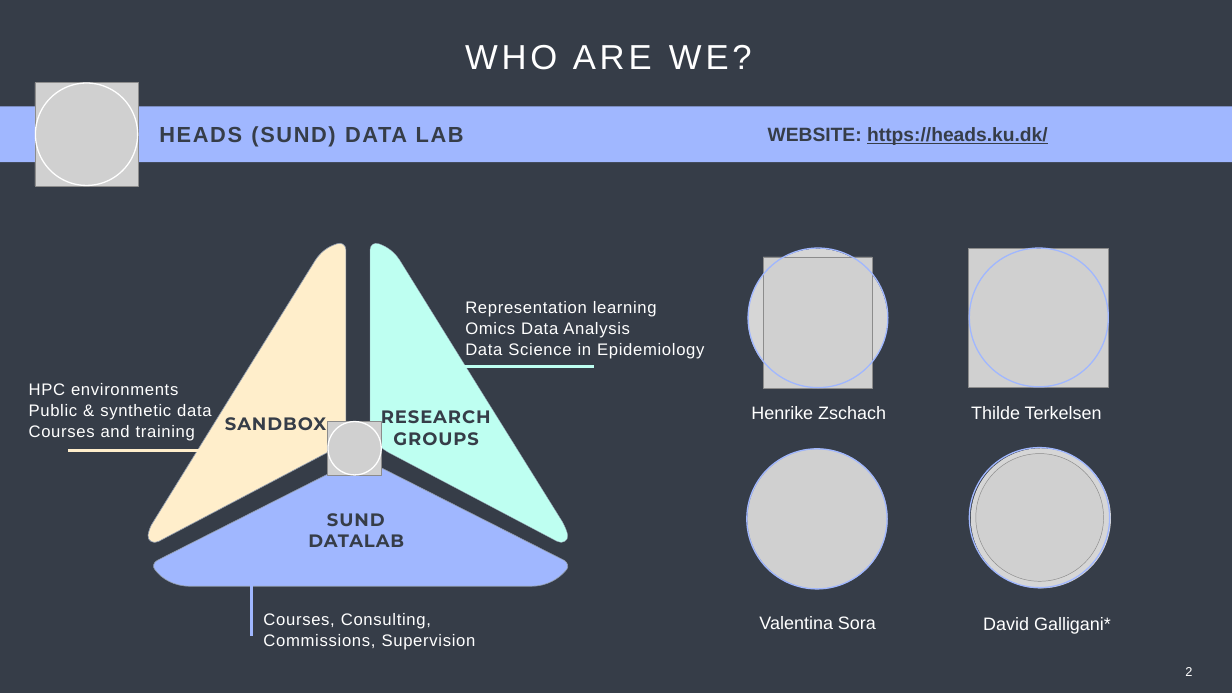
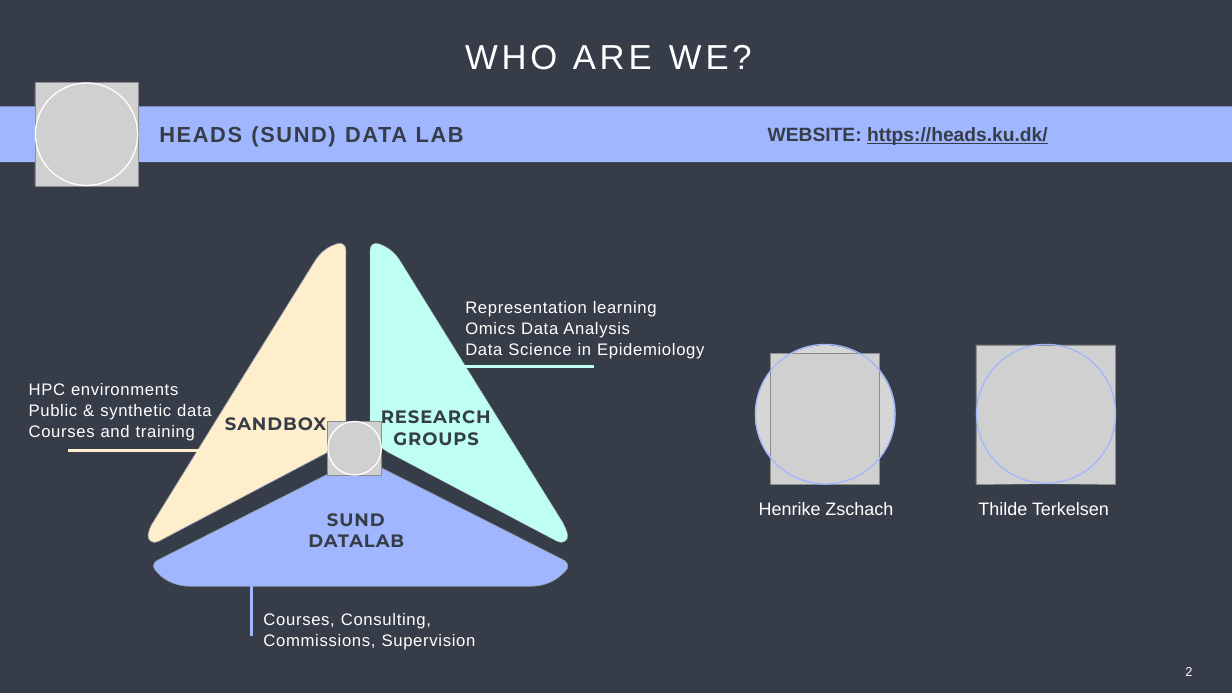
Before and after one commit to Center-for-Health-Data-Science/Just-Bash-It, a slide deck: slide 2 of Teachers/Just_Bash_It_Slideshow.pptx. Drawn at 1232x693 pixels with LibreOffice and Linux fonts; fonts in the diff are those of the drawing; grey boxes stand for pictures. Boxes give left, top, right and bottom in pixels: in the first picture for what was removed or moved away, otherwise in the second. Text is boxed around its words. In the diff, an @@ line names an element or a change of style, - is before the commit and + after.

```diff
--- a/Teachers/Just_Bash_It_Slideshow.pptx
+++ b/Teachers/Just_Bash_It_Slideshow.pptx
@@ 2 ellipses, 1 text: place and size @@
-2 ellipses, 1 text at [748, 248, 888, 419]
+2 ellipses, 1 text at [755, 344, 895, 515]
@@ 2 pictures, 1 text, 1 ellipse: place and size @@
-2 pictures, 1 text, 1 ellipse at [763, 248, 1109, 419]
+2 pictures, 1 text, 1 ellipse at [771, 344, 1116, 515]
@@ picture removed at [747, 449, 888, 589] @@
@@ ellipse removed at [747, 449, 888, 589] @@
@@ ellipse removed at [969, 448, 1110, 588] @@
@@ ellipse removed at [971, 448, 1111, 588] @@
@@ picture removed at [976, 454, 1104, 582] @@
@@ text removed at [759, 616, 876, 629] @@
-Valentina Sora
@@ text removed at [983, 617, 1111, 634] @@
-David Galligani*
```
Also in this commit, not shown: 2 other slides changed, 3 other files.
